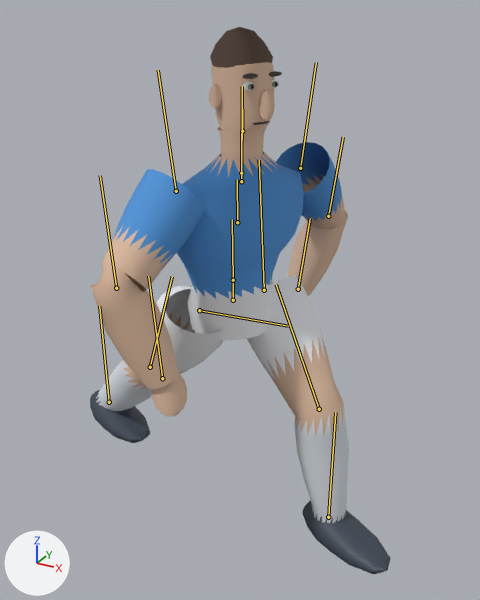
What one commit did to the glTF model assets/player/tribun-base-footballer-animated.glb.
Rendered twice from a camera (50 mm lens) standing at (4.2, -2.6, 2.03) and looking at (3.09, -0.58, 1.02). The lights are fixed; the arrows at lower left show +X, +Y and +Z. The first picture is the older version. Both versions are drawn at frame 12 of the action 'sprint'; the numbers are the values there. The bones that bend it are drawn over the model as lines.

The first picture shows 'Footballer mesh'.
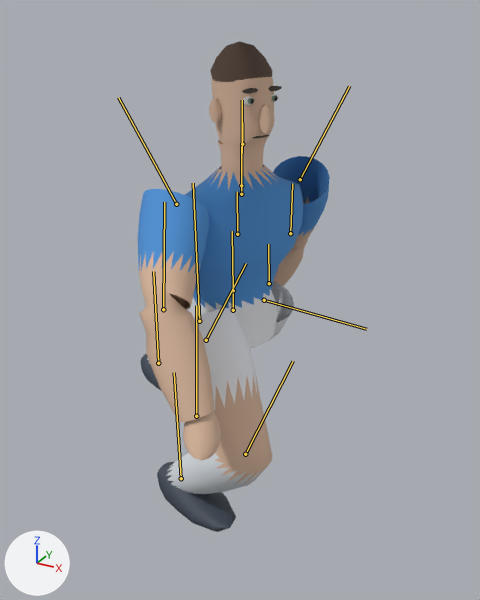
Commit message: build(animation): regenerate ten-clip GLB with symmetrical sprint foot contacts

Where the change shows, as pixel boxes [x1, y1, x2, y2] in the pictures (480 x 600 px):
'Footballer mesh', posed (36% narrower, 10% shorter)
    before: [90, 27, 391, 574]
    after: [138, 41, 330, 532]
bone 'pelvis', root to tip
    before: (233, 300) to (233, 280)
    after: (233, 310) to (233, 290)
bone 'upper_arm.L', root to tip
    before: (300, 168) to (316, 62)
    after: (300, 179) to (349, 86)
bone 'forearm.L', root to tip
    before: (328, 216) to (343, 137)
    after: (290, 233) to (292, 183)
bone 'upper_arm.R', root to tip
    before: (176, 191) to (158, 70)
    after: (176, 204) to (118, 97)
bone 'forearm.R', root to tip
    before: (116, 288) to (100, 175)
    after: (163, 309) to (164, 202)
bone 'thigh.L', root to tip
    before: (264, 290) to (259, 160)
    after: (264, 300) to (366, 329)
bone 'shin.L', root to tip
    before: (319, 409) to (276, 284)
    after: (206, 340) to (246, 263)
bone 'foot.L', root to tip
    before: (328, 517) to (335, 412)
    after: (158, 363) to (153, 271)
bone 'thigh.R', root to tip
    before: (199, 310) to (288, 326)
    after: (199, 321) to (193, 183)
bone 'shin.R', root to tip
    before: (150, 367) to (172, 276)
    after: (245, 454) to (293, 361)
bone 'foot.R', root to tip
    before: (109, 402) to (99, 306)
    after: (181, 478) to (174, 372)

Edits to the bpy script that builds the scene:
```text
Change bone_pelvis:
    where bone_pelvis = bpy.data.objects['Tribun Humanoid 19'].pose.bones['pelvis']
    bone_pelvis.location: (3.119, 0.028, 0.616) -> (3.119, -0.015, 0.616)
Change bone_upper_arm_l:
    where bone_upper_arm_l = bpy.data.objects['Tribun Humanoid 19'].pose.bones['upper_arm.L']  # child of 'clavicle.L'
    bone_upper_arm_l.rotation_quaternion: (0.996, -0.018, 0.066, -0.059) -> (0.955, -0.184, 0.179, -0.147)  # degrees (-3, 7, -7) -> degrees (-25, 17, -21)
Change bone_forearm_l:
    where bone_forearm_l = bpy.data.objects['Tribun Humanoid 19'].pose.bones['forearm.L']  # child of 'upper_arm.L'
    bone_forearm_l.location: (0.0, 0.001, 0.001) -> (0.001, 0.014, 0.016)
    bone_forearm_l.rotation_quaternion: (0.993, 0.053, -0.098, -0.049) -> (0.881, 0.43, -0.168, -0.099)  # degrees (7, -11, -6) -> degrees (54, -12, -19)
Change bone_upper_arm_r:
    where bone_upper_arm_r = bpy.data.objects['Tribun Humanoid 19'].pose.bones['upper_arm.R']  # child of 'clavicle.R'
    bone_upper_arm_r.rotation_quaternion: (0.995, 0.019, 0.068, 0.064) -> (0.957, 0.143, 0.181, 0.179)  # degrees (3, 8, 8) -> degrees (21, 17, 24)
Change bone_forearm_r:
    where bone_forearm_r = bpy.data.objects['Tribun Humanoid 19'].pose.bones['forearm.R']  # child of 'upper_arm.R'
    bone_forearm_r.location: (0.0, 0.002, -0.002) -> (0.001, 0.011, -0.012)
    bone_forearm_r.rotation_quaternion: (0.993, -0.04, -0.099, 0.039) -> (0.922, -0.335, -0.191, 0.036)  # degrees (-5, -11, 5) -> degrees (-42, -19, 12)
Change bone_thigh_l:
    where bone_thigh_l = bpy.data.objects['Tribun Humanoid 19'].pose.bones['thigh.L']  # child of 'pelvis'
    bone_thigh_l.rotation_quaternion: (0.999, 0.005, 0.002, 0.034) -> (0.747, -0.03, 0.008, -0.665)  # degrees (1, 0, 4) -> degrees (-3, -2, -83)
Change bone_shin_l:
    where bone_shin_l = bpy.data.objects['Tribun Humanoid 19'].pose.bones['shin.L']  # child of 'thigh.L'
    bone_shin_l.rotation_quaternion: (0.971, 0.001, -0.015, 0.237) -> (0.893, 0.0, 0.001, 0.449)  # degrees (0, -2, 27) -> degrees (0, 0, 53)
Change bone_foot_l:
    where bone_foot_l = bpy.data.objects['Tribun Humanoid 19'].pose.bones['foot.L']  # child of 'shin.L'
    bone_foot_l.rotation_quaternion: (0.963, -0.004, 0.02, -0.27) -> (0.966, 0.023, -0.022, 0.258)  # degrees (-1, 2, -31) -> degrees (2, -3, 30)
Change bone_thigh_r:
    where bone_thigh_r = bpy.data.objects['Tribun Humanoid 19'].pose.bones['thigh.R']  # child of 'pelvis'
    bone_thigh_r.rotation_quaternion: (0.79, -0.013, -0.035, -0.612) -> (0.999, -0.018, -0.01, 0.047)  # degrees (1, -4, -76) -> degrees (-2, -1, 5)
Change bone_shin_r:
    where bone_shin_r = bpy.data.objects['Tribun Humanoid 19'].pose.bones['shin.R']  # child of 'thigh.R'
    bone_shin_r.rotation_quaternion: (0.893, 0.0, 0.028, 0.448) -> (0.966, -0.002, 0.013, -0.258)  # degrees (1, 3, 53) -> degrees (-1, 1, -30)
Change bone_foot_r:
    where bone_foot_r = bpy.data.objects['Tribun Humanoid 19'].pose.bones['foot.R']  # child of 'shin.R'
    bone_foot_r.rotation_quaternion: (0.981, 0.012, 0.008, 0.193) -> (0.977, 0.021, 0.029, 0.212)  # degrees (2, 1, 22) -> degrees (3, 3, 25)
```
